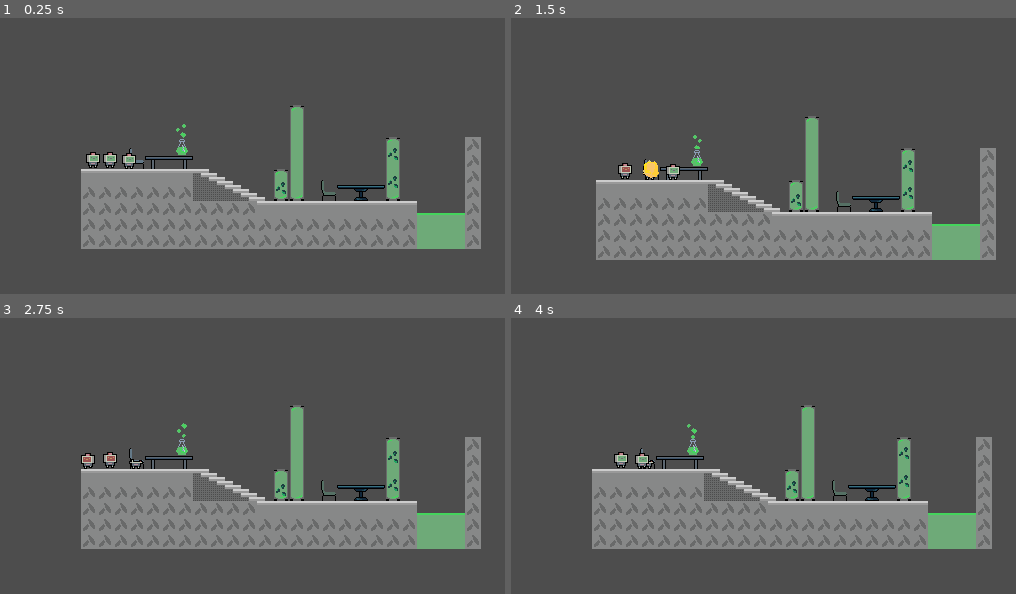
Above: before the commit, frames 1-4 (two rows, left to right).
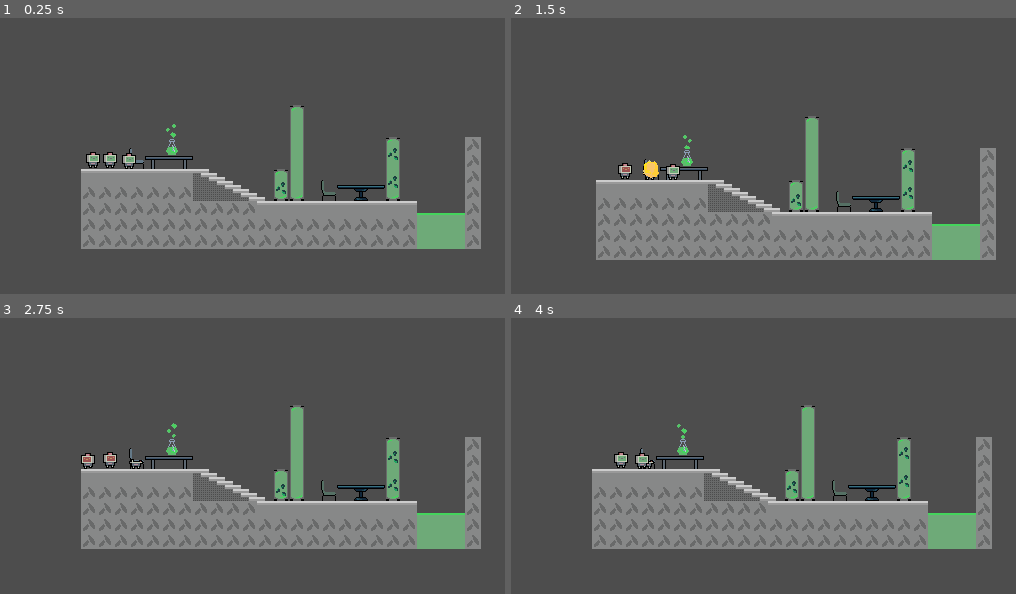
Above: after the commit, the same moments.

Repository: fnicoletta/Pirate-Jam-1-25
Game: Godot game, scene res://Levels/world.tscn
The game is run twice, just before and just after one commit, with the same random seed, the same clock (stepped at 60 frames per second) and the same inputs.
Inputs (mouse positions are in pixels of both pictures, inside the frame that each line leads up to):
- Up to frame 1 (0.25 s): no input
- Up to frame 2 (1.5 s): tap Enter (ui_accept) at 0.5, 0.77 s; move the mouse to (970, 167) at 0.52 s; hold D (move_right) 0.53-1.25 s; tap Space (activate_weapon) at 0.6 s; click (970, 167) at 0.67 s; drag from (702, 202) to (798, 258) at 1.27 s
- Up to frame 3 (2.75 s): move the mouse to (383, 406) at 2.02 s; hold A (move_left) from 2.03 s (still down); tap U at 2.1 s
- Up to frame 4 (4 s): release A (move_left) at 2.75 s; drag from (798, 558) to (596, 461) at 2.77 s; move the mouse to (outside the picture) at 3.52 s; hold D (move_right) from 3.53 s (still down); tap Tab at 3.6 s; tap Enter (ui_accept) at 3.77 s

The runs differ from the first frame. In frame 1, 0.2% of the frame differs, in the area x 32-38%, y 38-50%; in frame 2, 0.2%; in frame 3, 0.2%; in frame 4, 0.2%.

Commit message:
green goo node

Diff:
--- /dev/null
+++ b/Entities/GreenGoo/green_goo.tscn
@@ -0,0 +1,65 @@
+[gd_scene load_steps=9 format=3 uid="uid://bx23q8i4ot5lf"]
+
+[ext_resource type="Texture2D" uid="uid://c2ujpiri8vsbt" path="res://Entities/Beaker/green_beaker.png" id="1_adc1d"]
+
+[sub_resource type="AtlasTexture" id="AtlasTexture_245o5"]
+atlas = ExtResource("1_adc1d")
+region = Rect2(16, 0, 16, 32)
+
+[sub_resource type="AtlasTexture" id="AtlasTexture_hvfy0"]
+atlas = ExtResource("1_adc1d")
+region = Rect2(48, 0, 16, 32)
+
+[sub_resource type="AtlasTexture" id="AtlasTexture_qitcm"]
+atlas = ExtResource("1_adc1d")
+region = Rect2(96, 0, 16, 32)
+
+[sub_resource type="AtlasTexture" id="AtlasTexture_6vt7y"]
+atlas = ExtResource("1_adc1d")
+region = Rect2(112, 0, 16, 32)
+
+[sub_resource type="AtlasTexture" id="AtlasTexture_w7usd"]
+atlas = ExtResource("1_adc1d")
+region = Rect2(128, 0, 16, 32)
+
+[sub_resource type="SpriteFrames" id="SpriteFrames_y5saa"]
+animations = [{
+"frames": [{
+"duration": 1.0,
+"texture": SubResource("AtlasTexture_245o5")
+}, {
+"duration": 1.0,
+"texture": SubResource("AtlasTexture_hvfy0")
+}, {
+"duration": 1.0,
+"texture": SubResource("AtlasTexture_qitcm")
+}, {
+"duration": 1.0,
+"texture": SubResource("AtlasTexture_6vt7y")
+}, {
+"duration": 1.0,
+"texture": SubResource("AtlasTexture_w7usd")
+}],
+"loop": true,
+"name": &"default",
+"speed": 3.0
+}]
+
+[sub_resource type="CapsuleShape2D" id="CapsuleShape2D_0gqs2"]
+radius = 6.0
+height = 18.0
+
+[node name="GreenGoo" type="Area2D"]
+position = Vector2(0, -18)
+collision_layer = 4
+collision_mask = 0
+monitoring = false
+
+[node name="AnimatedSprite" type="AnimatedSprite2D" parent="."]
+sprite_frames = SubResource("SpriteFrames_y5saa")
+autoplay = "default"
+frame_progress = 0.111481
+
+[node name="CollisionShape2D" type="CollisionShape2D" parent="."]
+position = Vector2(0, 9)
+shape = SubResource("CapsuleShape2D_0gqs2")
--- a/Levels/world.tscn
+++ b/Levels/world.tscn
@@ -1,9 +1,9 @@
-[gd_scene load_steps=27 format=3 uid="uid://bnwmcfhh71fw1"]
+[gd_scene load_steps=20 format=3 uid="uid://bnwmcfhh71fw1"]
 
 [ext_resource type="Texture2D" uid="uid://blkgkv0xffcf0" path="res://Assets/sprites/tilemap.png" id="1_dc7jo"]
 [ext_resource type="Script" path="res://Levels/camera_2d.gd" id="3_3vqwb"]
-[ext_resource type="Texture2D" uid="uid://c2ujpiri8vsbt" path="res://Entities/Beaker/green_beaker.png" id="3_wbvjr"]
 [ext_resource type="Texture2D" uid="uid://clo4i15bfvnac" path="res://Entities/Floating_Goo/floating_goo.png" id="6_1pbhk"]
+[ext_resource type="PackedScene" uid="uid://bx23q8i4ot5lf" path="res://Entities/GreenGoo/green_goo.tscn" id="6_t5iar"]
 [ext_resource type="PackedScene" uid="uid://ca4gj2l7w7y5q" path="res://Entities/Player/player.tscn" id="7_5d4c6"]
 [ext_resource type="Script" path="res://Entities/Player/robot_handler.gd" id="7_emew3"]
 
@@ -130,53 +130,6 @@
 "speed": 5.0
 }]
 
-[sub_resource type="AtlasTexture" id="AtlasTexture_245o5"]
-atlas = ExtResource("3_wbvjr")
-region = Rect2(16, 0, 16, 32)
-
-[sub_resource type="AtlasTexture" id="AtlasTexture_hvfy0"]
-atlas = ExtResource("3_wbvjr")
-region = Rect2(48, 0, 16, 32)
-
-[sub_resource type="AtlasTexture" id="AtlasTexture_qitcm"]
-atlas = ExtResource("3_wbvjr")
-region = Rect2(96, 0, 16, 32)
-
-[sub_resource type="AtlasTexture" id="AtlasTexture_6vt7y"]
-atlas = ExtResource("3_wbvjr")
-region = Rect2(112, 0, 16, 32)
-
-[sub_resource type="AtlasTexture" id="AtlasTexture_w7usd"]
-atlas = ExtResource("3_wbvjr")
-region = Rect2(128, 0, 16, 32)
-
-[sub_resource type="SpriteFrames" id="SpriteFrames_y5saa"]
-animations = [{
-"frames": [{
-"duration": 1.0,
-"texture": SubResource("AtlasTexture_245o5")
-}, {
-"duration": 1.0,
-"texture": SubResource("AtlasTexture_hvfy0")
-}, {
-"duration": 1.0,
-"texture": SubResource("AtlasTexture_qitcm")
-}, {
-"duration": 1.0,
-"texture": SubResource("AtlasTexture_6vt7y")
-}, {
-"duration": 1.0,
-"texture": SubResource("AtlasTexture_w7usd")
-}],
-"loop": true,
-"name": &"default",
-"speed": 3.0
-}]
-
-[sub_resource type="CapsuleShape2D" id="CapsuleShape2D_0gqs2"]
-radius = 6.0
-height = 18.0
-
 [node name="World" type="Node2D"]
 
 [node name="TileMap" type="TileMap" parent="."]
@@ -225,17 +178,5 @@
 
 [node name="Destructable" type="Node" parent="."]
 
-[node name="Beaker" type="Area2D" parent="Destructable"]
-position = Vector2(-138, -46)
-collision_layer = 4
-collision_mask = 0
-monitoring = false
-
-[node name="AnimatedSprite" type="AnimatedSprite2D" parent="Destructable/Beaker"]
-sprite_frames = SubResource("SpriteFrames_y5saa")
-autoplay = "default"
-frame_progress = 0.111481
-
-[node name="CollisionShape2D" type="CollisionShape2D" parent="Destructable/Beaker"]
-position = Vector2(0, 9)
-shape = SubResource("CapsuleShape2D_0gqs2")
+[node name="GreenGoo" parent="Destructable" instance=ExtResource("6_t5iar")]
+position = Vector2(-148, -46)
